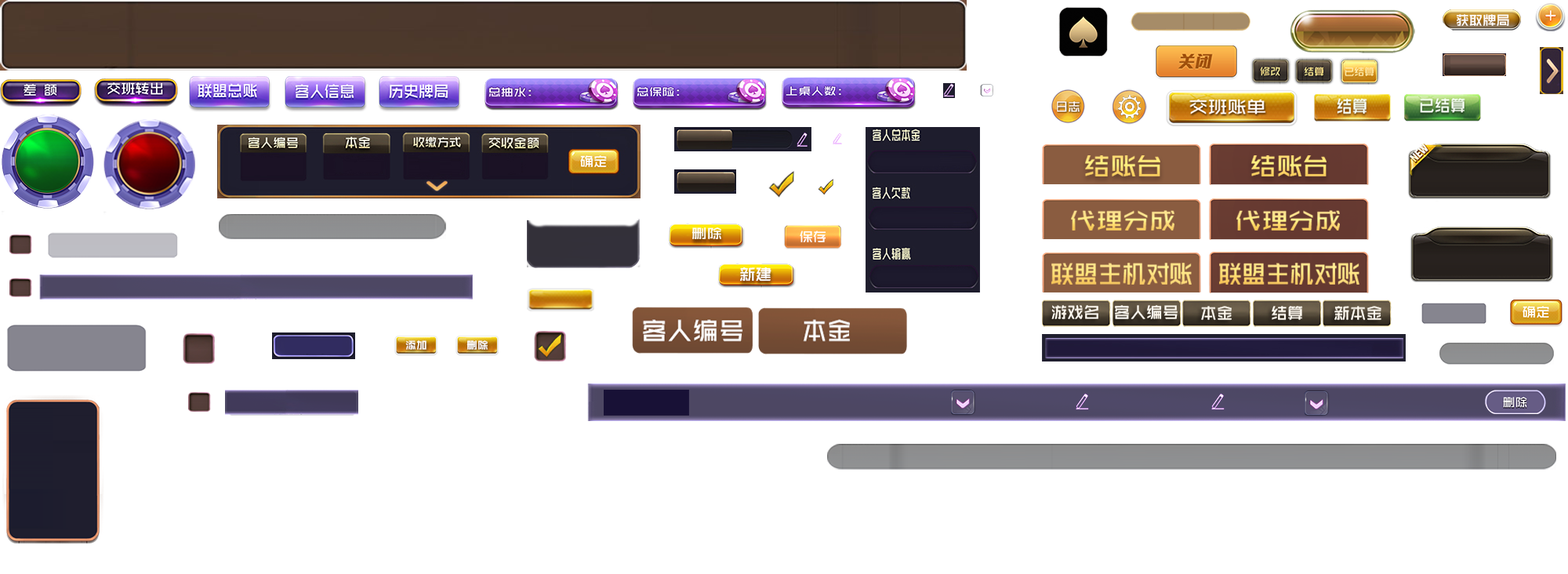
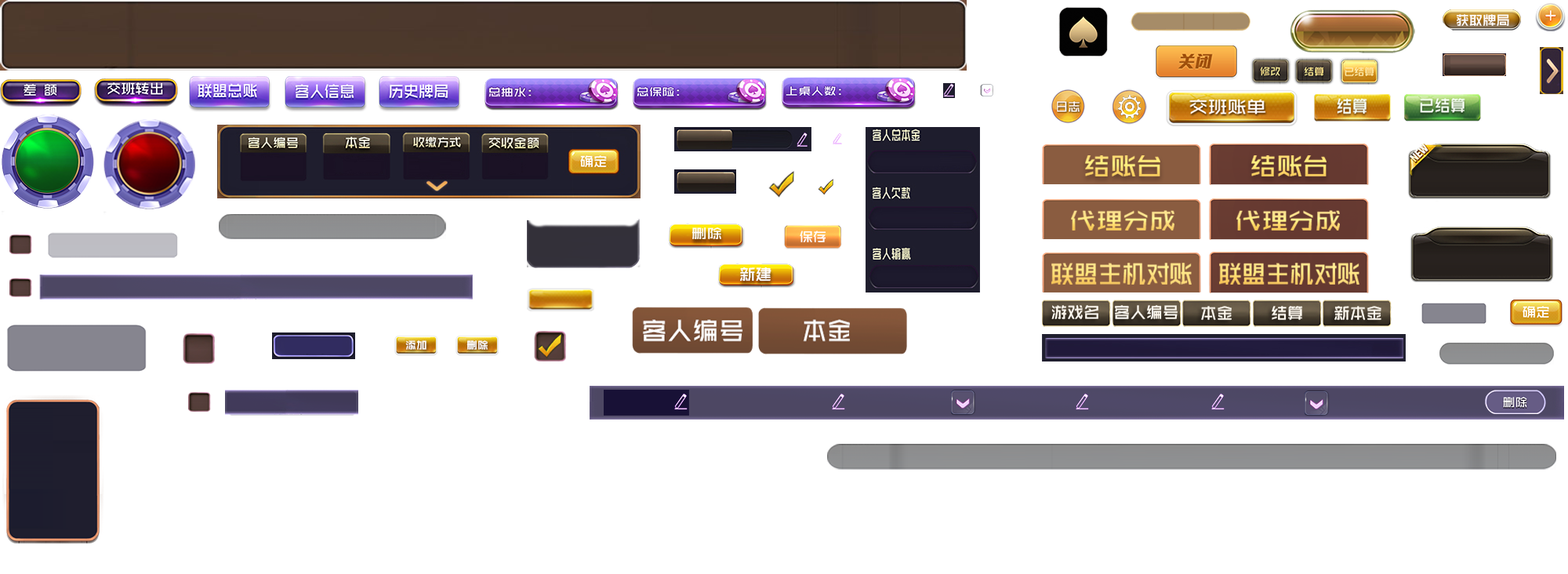
Revision of a layered 1568 x 574 image; what changed, layer by layer:
added layer "图层 14 副本" above "图层 14" over [831, 393, 846, 411]
added layer "图层 14" above "图层 11 副本" over [674, 393, 688, 411]
painted on "111" over [587, 383, 1566, 422]
